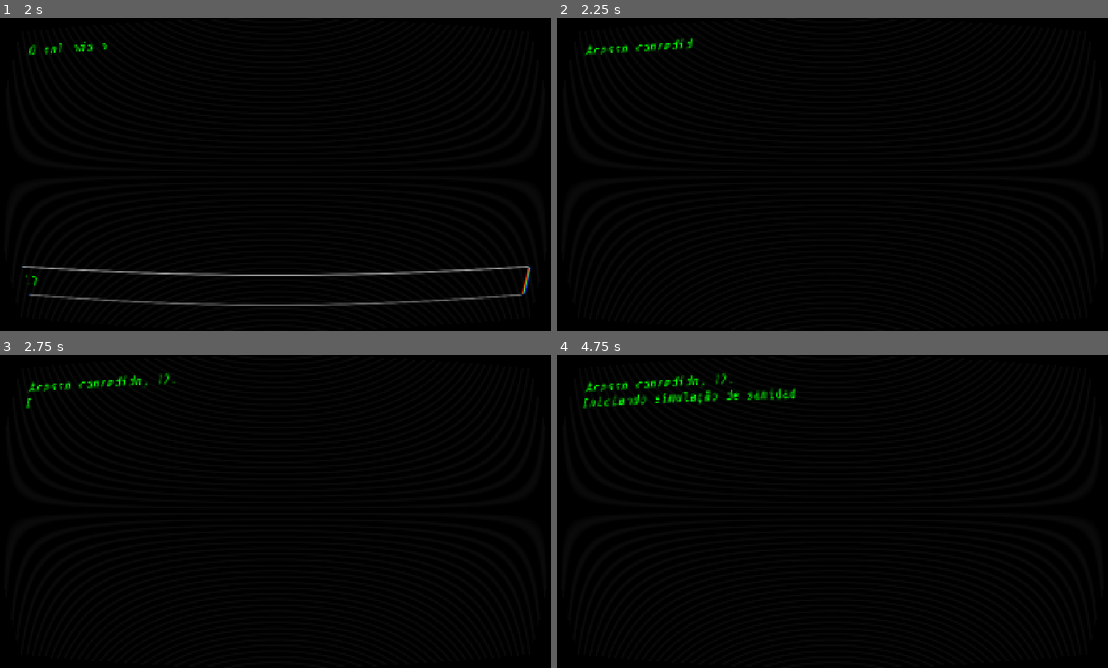
Above: before the commit, frames 1-4 (two rows, left to right).
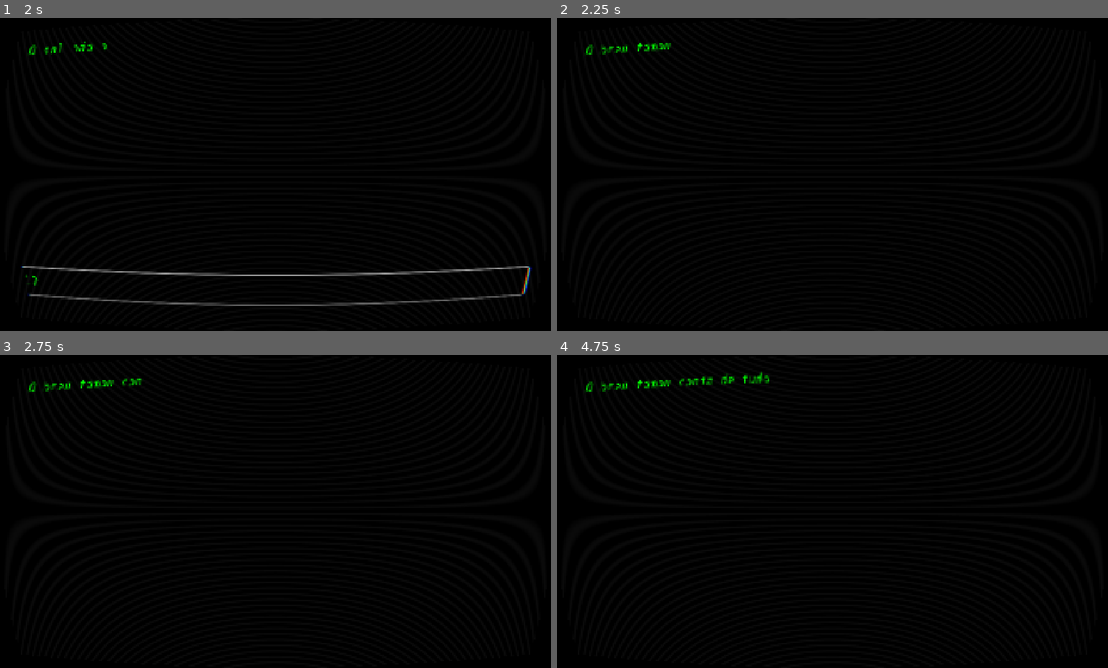
Above: after the commit, the same moments.

Repository: brenoASantana/no-lights
Game: Godot game, scene res://scenes/main_menu/main_menu.tscn
Same seed, same stepped clock (60 frames per second), same inputs: the game is played once before the commit and once after it.
Inputs (mouse positions are in pixels of both pictures, inside the frame that each line leads up to):
- Up to frame 1 (2 s): click "Iniciar" at 0.5 s; click (275, 290) at 1.27 s; type "12" at 1.35 s
- Up to frame 2 (2.25 s): tap Enter at 2 s
- Up to frame 3 (2.75 s): no input
- Up to frame 4 (4.75 s): tap Space at 2.75, 4.25 s; tap Enter at 3.5 s

Frame 1 is identical in both runs. In frame 2, 0.2% of the frame differs, in the area x 5-25%, y 6-12%; in frame 3, 0.3%; in frame 4, 1.1%, in the area x 4-44%, y 5-18%.

Commit message:
feat: add json reader for story content and display first phrase on terminal access

Diff:
--- /dev/null
+++ b/data/story.json
@@ -0,0 +1,9 @@
+{
+	"introducao": [
+		"O breu tomou conta de tudo.",
+		"Você não consegue ver suas próprias mão.",
+		"O ar está pesado. Algo respira no canto da sala.",
+	],
+	"inspecionar_janela": "A janela está trancada por fora. O vidro está frio como gelo.",
+	"encontro_sombra": "Uma figura se distorce na escuridão. Sua sanidade começa a escorrer pelas suas mãos."
+}
--- a/globals/system.gd
+++ b/globals/system.gd
@@ -1,6 +1,6 @@
 extends Node
 
-# 1. Os Megafones (Sinais)
+# 1. Os Megafones (Sinais Globais)
 signal on_change_hp
 signal on_change_sanity
 
@@ -9,7 +9,14 @@
 var health: int = 100
 var sanity: int = 100
 
-# 3. As Porteiras (Funções de Modificação)
+# O dicionario que vai guardar toda a historia do JSON
+var pages: Dictionary = {}
+
+func _ready() -> void:
+	# Assim que o jogo abre, ele lê o arquivo e guarda na memória
+	_load_story()
+
+# 3. As Porteiras (Controladores de Estado)
 func on_hit_player(damage: int) -> void:
 	health -= damage
 	on_change_hp.emit(health)
@@ -17,3 +24,20 @@
 func change_sanity(amount: int) -> void:
 	sanity += amount
 	on_change_sanity.emit(sanity)
+
+func _load_story() -> void :
+	var path_file = "res://data/story.json"
+
+	# Verifica se o arquivo existe para evitar crashes
+	if FileAccess.file_exists(path_file):
+		# Abre o arquivo em modo leitura
+		var file = FileAccess.open(path_file, FileAccess.READ)
+
+		# Puxa todo o texto lá de dentro
+		var text_content = file.get_as_text()
+
+		# Transforma a string de texto em um Dicionario navegável
+		pages = JSON.parse_string(text_content)
+		file.close()
+	else:
+		print("Erro: Arquivo story.json não encontrado!")
--- a/scenes/terminal/terminalScreen.gd
+++ b/scenes/terminal/terminalScreen.gd
@@ -38,3 +38,7 @@
 
 	# Imprimimos a resposta usando o nome que acabamos de salvar na memoria
 	_print_terminal("Acesso concedido, " + System.player_name + ".\nIniciando simulação de sanidade...")
+
+	# Puxa o primeiro parágrafo do array direto do json
+	var phrase_text = System.pages["introducao"][0]
+	_print_terminal(phrase_text)
Not shown, changed: .DS_Store
Not shown, changed: assets/.DS_Store
